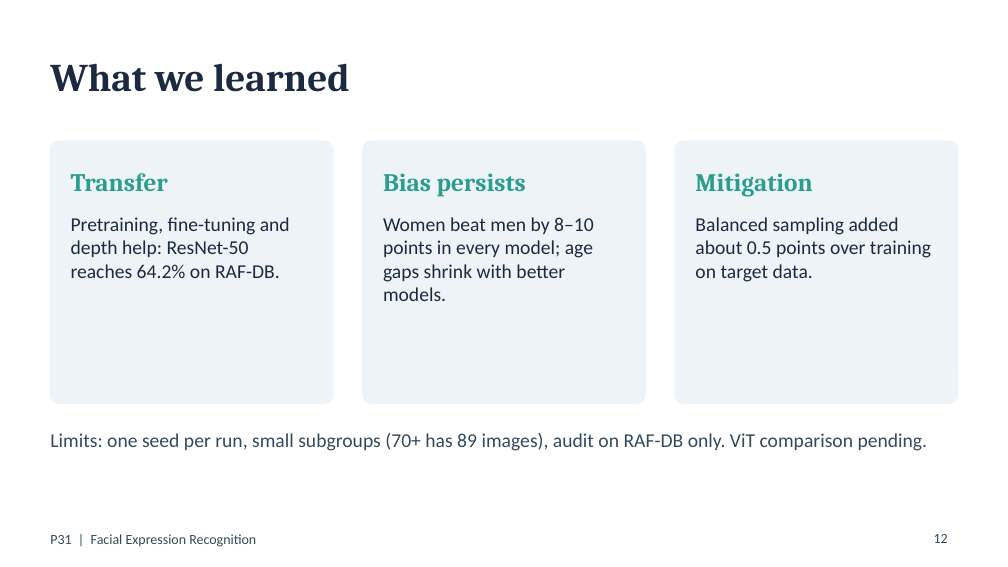
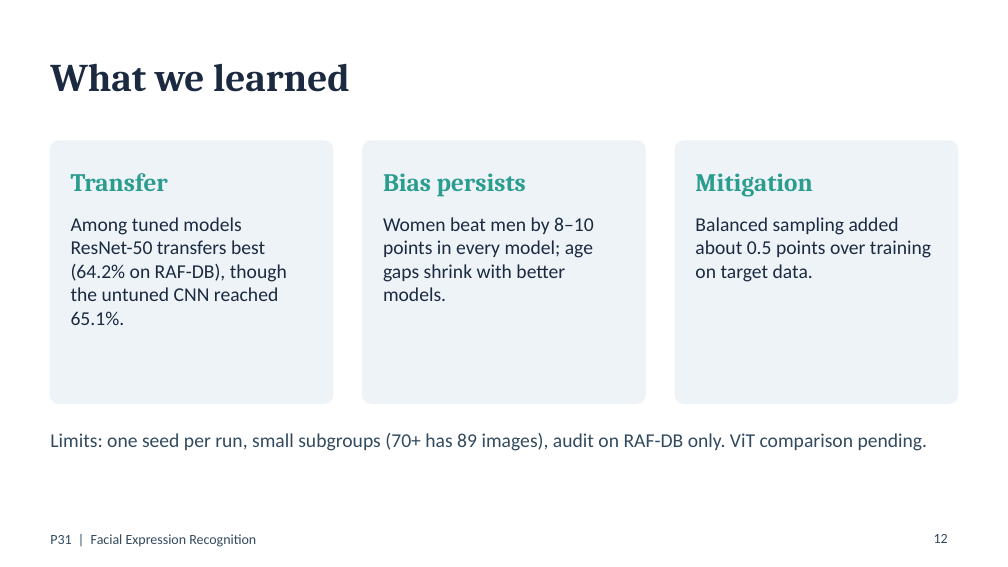
Before and after one commit to Neeraj-NP/P31-facial-expression-recognition, a slide deck: slide 12 of report/slides.pptx. Drawn at 1008x567 pixels with LibreOffice and Linux fonts; fonts in the diff are those of the drawing. Boxes give left, top, right and bottom in pixels: in the first picture for what was removed or moved away, otherwise in the second. Text is boxed around its words. In the diff, an @@ line names an element or a change of style, - is before the commit and + after.

Commit message:
Address review on #25: corrected claims, p-values, outline and method fixes (part of #17, #19)
- 'ResNet-50 best on both datasets / loses least' now scoped to models selected on FER-2013
  validation; adds the untuned CNN baseline (65.1% / 0.480) and a macro-F1 drop column, since
  RAF-DB is 39% happy and accuracy flatters
- significance wording: interval check is conservative, p-values added, gender-balanced 3.6
  gap is still a gap (p = 0.02); mitigation scope (gender and age + control) and the
  'unsure' oversampling stated
- men-versus-women emotion-mix check labelled ResNet-50 only, script src/class_mix_check.py
- method.md: BatchNorm eval-mode fix for the frozen backbone, validation-split optimism
- slides_outline.md restored from a corrupted edit and updated; deck rebuilt to match

```diff
--- a/report/slides.pptx
+++ b/report/slides.pptx
@@ text at (71,217,287,325): text changed @@
-Pretraining, fine-tuning and depth help: ResNet-50 reaches 64.2% on RAF-DB.
+Among tuned models ResNet-50 transfers best (64.2% on RAF-DB), though the untuned CNN reached 65.1%.
```
Also in this commit, not shown: 4 other slides changed, 3 other files.
